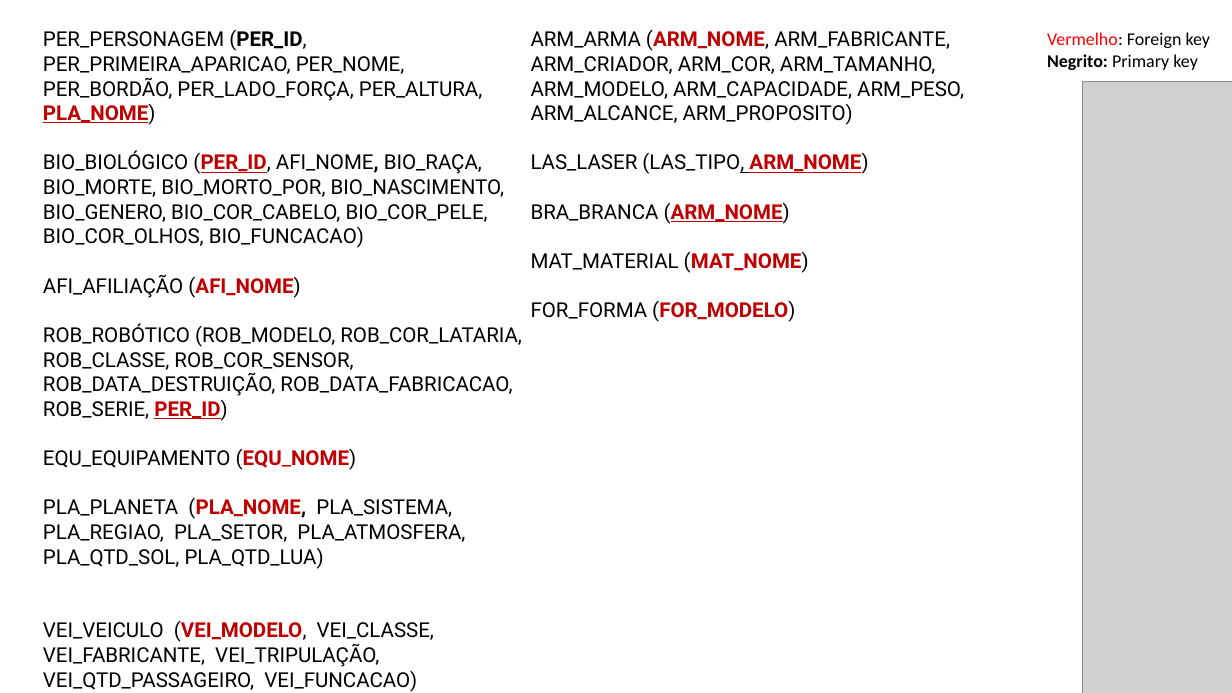
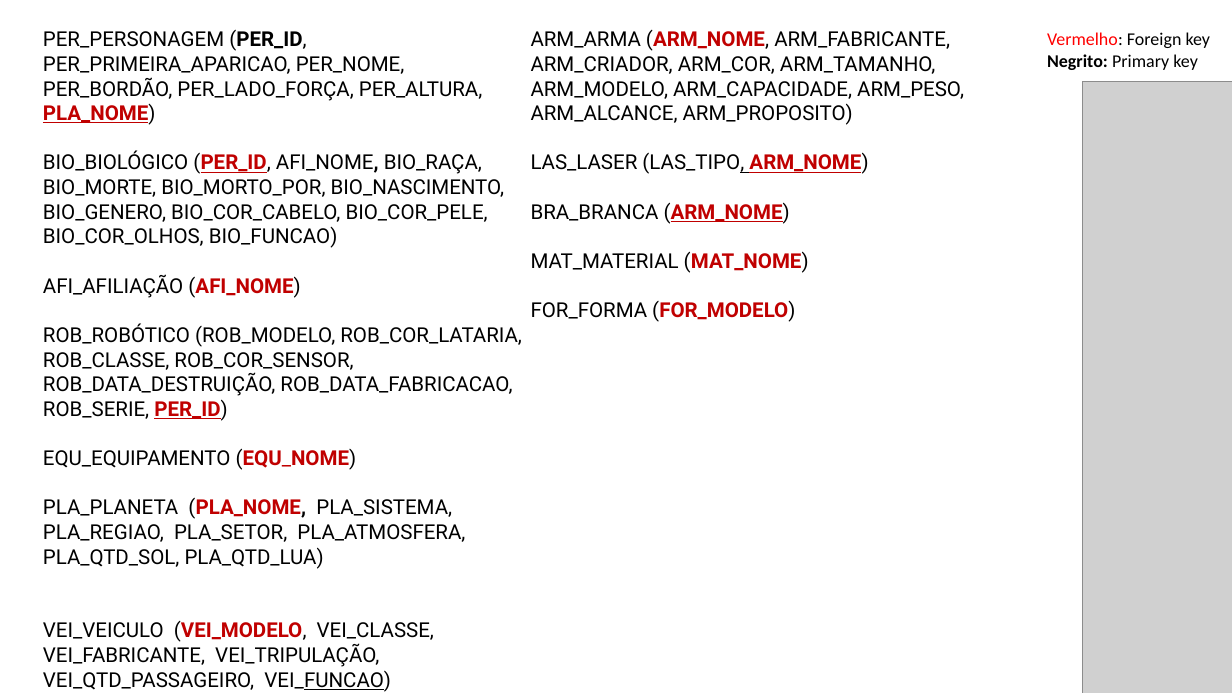
Before and after one commit to daniellygj/Fatec, a slide deck: slide 16 of 2º Semestre/Arquitetura e modelagem de dados/Projeto final/Slide.pptx. Drawn at 1232x693 pixels with LibreOffice and Linux fonts; fonts in the diff are those of the drawing; grey boxes stand for pictures. Boxes give left, top, right and bottom in pixels: in the first picture for what was removed or moved away, otherwise in the second. Text is boxed around its words. In the diff, an @@ line names an element or a change of style, - is before the commit and + after.

Commit message:
Projeto final closes #83

```diff
--- a/2º Semestre/Arquitetura e modelagem de dados/Projeto final/Slide.pptx
+++ b/2º Semestre/Arquitetura e modelagem de dados/Projeto final/Slide.pptx
@@ text at bbox=[43, 151, 505, 248]: text changed @@
-BIO_BIOLÓGICO (PER_ID, AFI_NOME, BIO_RAÇA, BIO_MORTE, BIO_MORTO_POR, BIO_NASCIMENTO, BIO_GENERO, BIO_COR_CABELO, BIO_COR_PELE, BIO_COR_OLHOS, BIO_FUNCACAO)
+BIO_BIOLÓGICO (PER_ID, AFI_NOME, BIO_RAÇA, BIO_MORTE, BIO_MORTO_POR, BIO_NASCIMENTO, BIO_GENERO, BIO_COR_CABELO, BIO_COR_PELE, BIO_COR_OLHOS, BIO_FUNCAO)
@@ text at bbox=[43, 621, 434, 692]: text changed @@
-VEI_VEICULO (VEI_MODELO, VEI_CLASSE, VEI_FABRICANTE, VEI_TRIPULAÇÃO, VEI_QTD_PASSAGEIRO, VEI_FUNCACAO)
+VEI_VEICULO (VEI_MODELO, VEI_CLASSE, VEI_FABRICANTE, VEI_TRIPULAÇÃO, VEI_QTD_PASSAGEIRO, VEI_FUNCAO)
```
